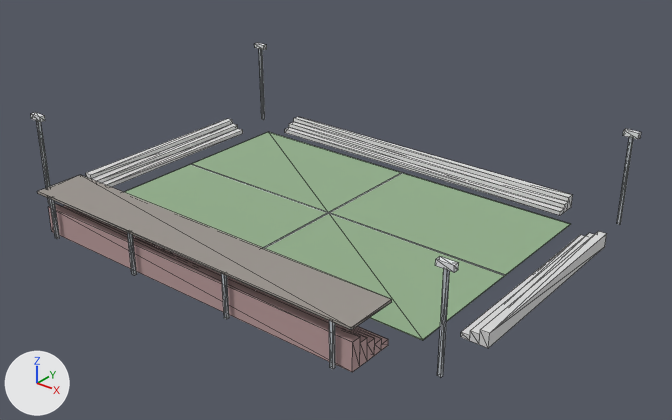
What one commit did to the glTF model autoboard-next/modelos/retuerto.glb.
One viewpoint serves both versions: a 50 mm camera at (139.2, -170.8, 107.7) aimed at (6.4, -4.8, 4.8). The lights are fixed; the arrows at lower left show +X, +Y and +Z. The first picture is the older version. Mesh edges are drawn as thin lines. Vertices at exactly the same position are counted once.
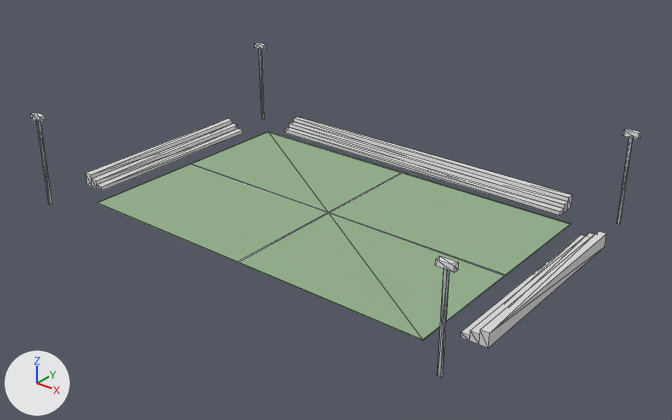
Where the change shows, as pixel boxes [x1, y1, x2, y2] in the pictures (672 x 420 px):
part 1 of me_mesh_0, deleted
    before: [37, 175, 392, 372]

Diff of the bpy script that builds the scene:
```diff
--- a/autoboard-next/modelos/retuerto.glb.py
+++ b/autoboard-next/modelos/retuerto.glb.py
@@ me_mesh_0 @@
 # used by ob_mesh_0; location = (0.0, 0.0, 0.0)
-me_mesh_0.from_pydata(...)  # 220 vertices, 292 faces; spans x -64.5..64.5, y -53.5..43.5, z 0.0..25.4
+me_mesh_0.from_pydata(...)  # 148 vertices, 192 faces; spans x -64.5..64.5, y -42.7..43.5, z 0.0..25.4
+# me_mesh_0 part 1: 6 loose pieces with 72 vertices, spanning x -49.0..49.0, y -53.5..-39.8, z 0.0..11.6, are deleted
 me_mesh_0.materials.append(mat_cesped)
 me_mesh_0.materials.append(mat_blanco)
-me_mesh_0.materials.append(mat_grada)  # pink #b99a9a
-me_mesh_0.materials.append(mat_tejado)  # grey #9b958f
 me_mesh_0.materials.append(mat_metal)
```
